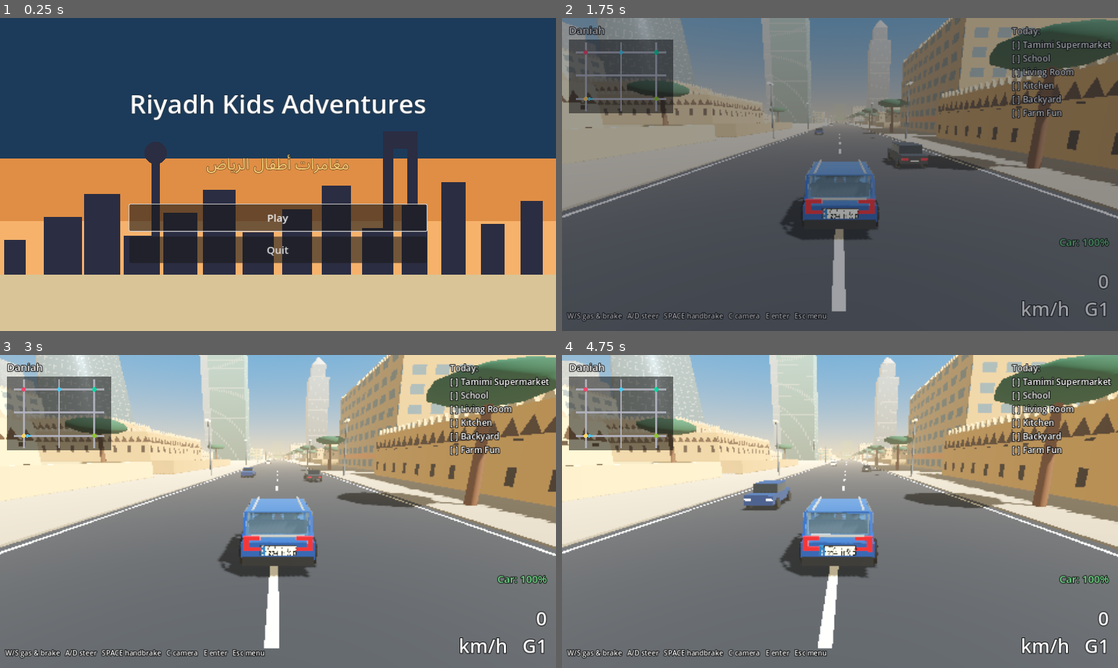
Above: before the commit, frames 1-4 (two rows, left to right).
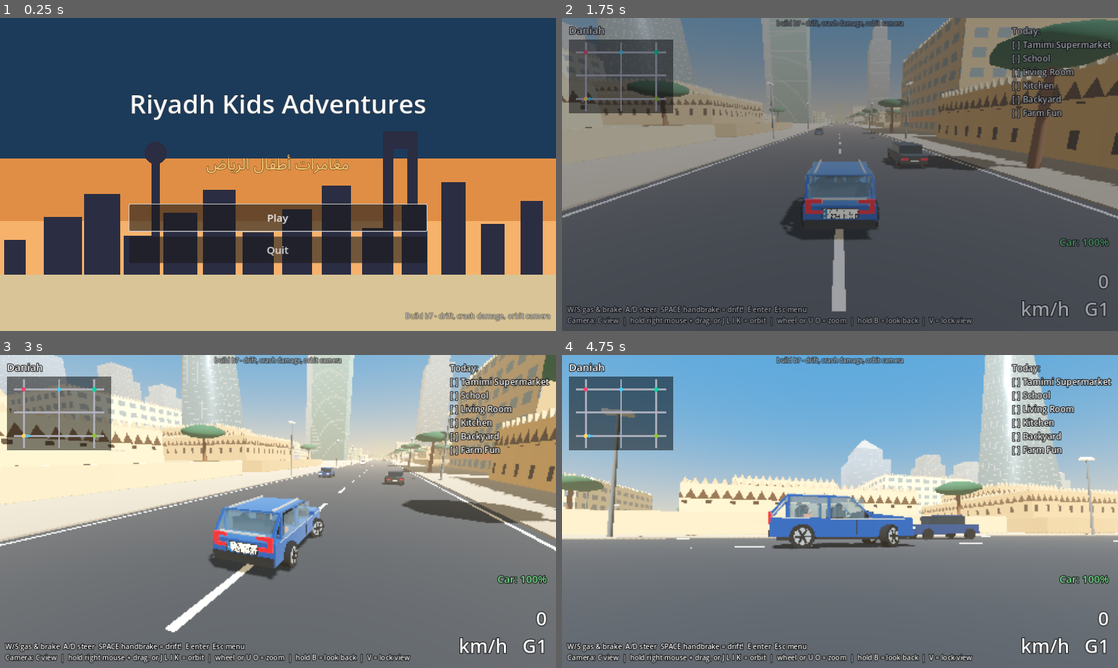
Above: after the commit, the same moments.

Repository: ffawazz/RiyadhCityGame
Game: Godot game, scene res://scenes/main_menu.tscn
The game is run twice, just before and just after one commit, with the same random seed, the same clock (stepped at 60 frames per second) and the same inputs.
Inputs (mouse positions are in pixels of both pictures, inside the frame that each line leads up to):
- Up to frame 1 (0.25 s): no input
- Up to frame 2 (1.75 s): click "Play" at 0.5 s; tap Enter (ui_accept) at 1.25, 1.52 s; move the mouse to (962, 158) at 1.27 s; hold D (steer_right) from 1.28 s (still down); tap C (camera) at 1.35 s; click (962, 158) at 1.42 s; tap V at 1.55 s
- Up to frame 3 (3 s): release D (steer_right) at 2 s; drag from (166, 527) to (250, 574) at 2.02 s; move the mouse to (333, 442) at 2.77 s; hold D (steer_right) from 2.78 s (still down); hold J from 2.78 s (still down); click (333, 442) at 2.92 s
- Up to frame 4 (4.75 s): tap L at 3.05 s; release D (steer_right) at 3.5 s; release J at 3.5 s; drag from (812, 574) to (673, 464) at 3.52 s; move the mouse to (1006, 558) at 4.27 s; hold A (steer_left) from 4.28 s (still down); hold I from 4.28 s (still down); click (1006, 558) at 4.42 s; tap Enter (ui_accept) at 4.52 s; tap K at 4.55 s

The runs differ from the first frame. In frame 1, 0.4% of the frame differs, in the area x 72-99%, y 94-97%; in frame 2, 2.0%; in frame 3, 36%; in frame 4, 60%, in the area x 0-100%, y 0-99%.

Commit message:
Drift scoring, easier slides, orbit camera, build stamp
Co-Authored-By: Claude Sonnet 5.5 <noreply@anthropic.com>
Claude-Session: https://claude.ai/code/session_015CA9bVV8h4BEc2nmJDz4jZ

Diff:
--- a/scripts/autoload/game_state.gd
+++ b/scripts/autoload/game_state.gd
@@ -3,6 +3,9 @@
 ## Scenes read from here; they never talk to each other directly.
 
 signal character_changed(id: String)
+
+## Shown in the main menu and the driving HUD so you can tell which version you are running.
+const BUILD_ID := "b7 - drift, crash damage, orbit camera"
 
 const SAVE_PATH := "user://riyadh_kids_save.cfg"
 
@@ -127,6 +130,7 @@
 var character_id: String = "daniah"
 var animal_id: String = "duck"
 var completed: Dictionary = {}       # minigame_id -> best stars (0-3)
+var drift_total: int = 0            # drift points banked this session
 var car_damage: float = 0.0          # 0 = perfect, 100 = wrecked
 var car_hits: Array = []             # recent crashes, replayed to rebuild the dents
 var custom_music: Dictionary = {}    # character id -> path of the song file the player chose
--- a/scripts/driving/car.gd
+++ b/scripts/driving/car.gd
@@ -46,6 +46,9 @@
 var _parts: Dictionary = {}
 
 signal crashed(strength: float)
+signal drift_banked(points: int)
+var drift_time: float = 0.0
+var drift_points: float = 0.0
 const GRAVITY := 12.0
 
 ## Saudi number plate (letters HXD). The Arabic row uses the Saudi plate letter
@@ -155,6 +158,10 @@
 	# rear tyre grip: handbrake locks the wheels, full throttle at low speed breaks the tail loose
 	var rear_grip := GRIP_REAR * (HANDBRAKE_GRIP if hand else 1.0)
 	rear_grip *= 1.0 - 0.3 * throttle * clampf(1.0 - speed_abs / 30.0, 0.0, 1.0)
+	if brake > 0.3 and u > 12.0 and absf(steer) > 0.25:
+		rear_grip *= 1.0 - 0.5 * brake                 # brake-slide: lift + brake into a corner
+	if throttle > 0.6 and absf(steer) > 0.55 and u > 8.0 and u < 38.0:
+		rear_grip *= 0.85                               # flat out with the wheel hard over: power slide
 	var top_speed := MAX_SPEED * perf
 	var heading_change := 0.0
 	var steps := 3
@@ -210,6 +217,7 @@
 	if absf(forward_speed) < 0.08 and throttle == 0.0:
 		forward_speed = 0.0
 	_tyre_effects(delta, hand)
+	_track_drift(delta)
 	_update_engine(forward_speed)
 	_update_visuals(delta, throttle, brake)
 
@@ -248,6 +256,20 @@
 		damage.take_hit(local_n, worst)
 		yaw_rate += clampf(local_n.x * worst * -0.05, -1.2, 1.2)     # the car gets knocked round
 		crashed.emit(worst)
+
+
+## Drift score: slide sideways at speed for a while and you bank points.
+func _track_drift(delta: float) -> void:
+	var drifting := sliding and velocity.length() > 8.0 and not airborne and absf(lateral_speed) > 2.0
+	if drifting:
+		drift_time += delta
+		drift_points += absf(lateral_speed) * velocity.length() * 0.3 * delta * (1.0 + drift_time * 0.6)
+	elif drift_time > 0.0:
+		if drift_time > 0.8 and drift_points > 20.0:
+			Game.drift_total += int(drift_points)
+			drift_banked.emit(int(drift_points))
+		drift_time = 0.0
+		drift_points = 0.0
 
 
 func _tyre_effects(delta: float, hand: bool) -> void:
--- a/scripts/driving/chase_camera.gd
+++ b/scripts/driving/chase_camera.gd
@@ -1,14 +1,22 @@
 class_name ChaseCamera
 extends Camera3D
-## Driver-style chase camera: trails the car and lags behind in corners so you
-## see the car's flank during slides. C cycles Chase / Far / Hood views.
+## Driver-style chase camera with free orbit. It trails the car, lags in corners and swings
+## out with slides. C cycles Chase / Far / Hood views. You can also move it around the car:
+##   hold RIGHT MOUSE and drag, or J / L (left / right) and I / K (up / down), or the right stick
+##   mouse wheel or U / O zoom in / out,  hold B to look behind,  V locks the view where it is.
+## Without input it eases back behind the car after two seconds (unless locked).
 
 enum Mode { CHASE, FAR, HOOD }
 
 var target: Car
 var mode: int = Mode.CHASE
+var orbit_yaw: float = 0.0
+var orbit_pitch: float = 0.0
+var orbit_zoom: float = 1.0
+var locked: bool = false          # V: keep the orbit view instead of drifting back
 var _yaw: float = 0.0
 var _shake: float = 0.0
+var _idle: float = 99.0
 
 
 func _ready() -> void:
@@ -27,15 +35,84 @@
 func cycle_mode() -> void:
 	mode = (mode + 1) % 3
 	target.set_cabin_visible(mode != Mode.HOOD)
+	reset_orbit()
+
+
+func reset_orbit() -> void:
+	orbit_yaw = 0.0
+	orbit_pitch = 0.0
+	orbit_zoom = 1.0
+	locked = false
+	_idle = 99.0
 
 
 func add_shake(amount: float) -> void:
 	_shake = clampf(maxf(_shake, amount), 0.0, 1.0)
 
 
+func _unhandled_input(event: InputEvent) -> void:
+	var motion := event as InputEventMouseMotion
+	if motion != null and Input.is_mouse_button_pressed(MOUSE_BUTTON_RIGHT):
+		orbit_yaw -= motion.relative.x * 0.006
+		orbit_pitch = clampf(orbit_pitch + motion.relative.y * 0.006, -0.7, 1.1)
+		_idle = 0.0
+	var click := event as InputEventMouseButton
+	if click != null and click.pressed:
+		if click.button_index == MOUSE_BUTTON_WHEEL_UP:
+			orbit_zoom = clampf(orbit_zoom * 0.9, 0.45, 2.6)
+			_idle = 0.0
+		elif click.button_index == MOUSE_BUTTON_WHEEL_DOWN:
+			orbit_zoom = clampf(orbit_zoom * 1.1, 0.45, 2.6)
+			_idle = 0.0
+	var key := event as InputEventKey
+	if key != null and key.pressed and not key.echo and key.physical_keycode == KEY_V:
+		locked = not locked
+
+
 func _process(delta: float) -> void:
-	if target != null:
-		_place(delta)
+	if target == null:
+		return
+	_read_keys(delta)
+	_place(delta)
+
+
+func _read_keys(delta: float) -> void:
+	var turn := 0.0
+	var tilt := 0.0
+	var zoom := 0.0
+	if Input.is_physical_key_pressed(KEY_J):
+		turn += 1.0
+	if Input.is_physical_key_pressed(KEY_L):
+		turn -= 1.0
+	if Input.is_physical_key_pressed(KEY_I):
+		tilt -= 1.0
+	if Input.is_physical_key_pressed(KEY_K):
+		tilt += 1.0
+	if Input.is_physical_key_pressed(KEY_U):
+		zoom -= 1.0
+	if Input.is_physical_key_pressed(KEY_O):
+		zoom += 1.0
+	var rx := Input.get_joy_axis(0, JOY_AXIS_RIGHT_X)
+	var ry := Input.get_joy_axis(0, JOY_AXIS_RIGHT_Y)
+	if absf(rx) > 0.25:
+		turn -= rx
+	if absf(ry) > 0.25:
+		tilt += ry
+	if turn != 0.0 or tilt != 0.0 or zoom != 0.0:
+		orbit_yaw += turn * 2.0 * delta
+		orbit_pitch = clampf(orbit_pitch + tilt * 1.4 * delta, -0.7, 1.1)
+		orbit_zoom = clampf(orbit_zoom * (1.0 + zoom * 1.2 * delta), 0.45, 2.6)
+		_idle = 0.0
+	var behind := Input.is_physical_key_pressed(KEY_B)
+	if behind:
+		orbit_yaw = lerp_angle(orbit_yaw, PI, 1.0 - exp(-10.0 * delta))
+		_idle = 0.0
+	_idle += delta
+	if not locked and not behind and _idle > 2.0:     # ease back behind the car
+		var k := 1.0 - exp(-2.5 * delta)
+		orbit_yaw = lerp_angle(orbit_yaw, 0.0, k)
+		orbit_pitch = lerpf(orbit_pitch, 0.0, k)
+		orbit_zoom = lerpf(orbit_zoom, 1.0, k)
 
 
 func _place(delta: float) -> void:
@@ -46,14 +123,17 @@
 	_shake = maxf(0.0, _shake - delta * 2.0)
 	if mode == Mode.HOOD:
 		_yaw = target.rotation.y
-		var b := Basis(Vector3.UP, _yaw)
-		global_transform = Transform3D(b, car_pos + b * Vector3(0, 1.6, 0.1) + shake_offset)
+		var look := Basis(Vector3.UP, _yaw + clampf(orbit_yaw, -2.0, 2.0)) * Basis(Vector3.RIGHT, -clampf(orbit_pitch, -0.5, 0.5))
+		global_transform = Transform3D(look, car_pos + Basis(Vector3.UP, _yaw) * Vector3(0, 1.6, 0.1) + shake_offset)
 		return
 	# the camera lags in turns and swings out with the slide, so you see the tail come round
 	var look_yaw := target.rotation.y - target.body_slip * 0.6
 	_yaw = lerp_angle(_yaw, look_yaw, 1.0 - exp(-3.0 * delta))
 	var behind := 8.5 if mode == Mode.CHASE else 16.0
 	var height := 3.2 if mode == Mode.CHASE else 7.5
-	var b2 := Basis(Vector3.UP, _yaw)
-	var pos := car_pos + b2 * Vector3(0, height, behind) + shake_offset
-	global_transform = Transform3D(b2, pos).looking_at(car_pos + Vector3.UP * 1.3, Vector3.UP)
+	var dist := sqrt(behind * behind + height * height) * orbit_zoom
+	var pitch := clampf(atan2(height, behind) + orbit_pitch, 0.05, 1.45)
+	var b := Basis(Vector3.UP, _yaw + orbit_yaw)
+	var pos := car_pos + b * Vector3(0, sin(pitch) * dist, cos(pitch) * dist) + shake_offset
+	pos.y = maxf(pos.y, 0.6)
+	global_transform = Transform3D(b, pos).looking_at(car_pos + Vector3.UP * 1.3, Vector3.UP)
--- a/scripts/driving/drive_scene.gd
+++ b/scripts/driving/drive_scene.gd
@@ -37,6 +37,8 @@
 var _prompt_label: Label
 var _speed_label: Label
 var _health_label: Label
+var _drift_label: Label
+var _build_label: Label
 var _toast_label: Label
 var _toast_t: float = 0.0
 
@@ -175,6 +177,11 @@
 				Router.enter_location(_active_zone.location_id)
 	else:
 		_prompt_label.text = ""
+	if car.drift_time > 0.35:
+		_drift_label.visible = true
+		_drift_label.text = "DRIFT!  %d" % int(car.drift_points)
+	else:
+		_drift_label.visible = false
 	var health := car.damage.health()
 	_health_label.text = "Car: %d%%" % int(health)
 	_health_label.add_theme_color_override("font_color", Color.html("80ed99") if health > 60.0 else (Color.html("ffd166") if health > 30.0 else Color.html("ff5d5d")))
@@ -446,6 +453,7 @@
 		if child is Traffic:
 			(child as Traffic).player = car
 	car.crashed.connect(_on_crash)
+	car.drift_banked.connect(func(points: int) -> void: _toast("Nice drift!  +%d   (total %d)" % [points, Game.drift_total]))
 	chase_cam = ChaseCamera.new()
 	chase_cam.target = car
 	add_child(chase_cam)
@@ -478,6 +486,18 @@
 	_health_label.position.y -= 150.0
 	_health_label.grow_horizontal = Control.GROW_DIRECTION_BEGIN
 
+	_drift_label = _hud_label(hud, 44)
+	_drift_label.add_theme_color_override("font_color", Color.html("ffd166"))
+	_drift_label.set_anchors_and_offsets_preset(Control.PRESET_CENTER_TOP, Control.PRESET_MODE_MINSIZE, 170)
+	_drift_label.grow_horizontal = Control.GROW_DIRECTION_BOTH
+	_drift_label.visible = false
+
+	_build_label = _hud_label(hud, 14)
+	_build_label.text = "build " + Game.BUILD_ID
+	_build_label.modulate = Color(1, 1, 1, 0.6)
+	_build_label.set_anchors_and_offsets_preset(Control.PRESET_CENTER_TOP, Control.PRESET_MODE_MINSIZE, 2)
+	_build_label.grow_horizontal = Control.GROW_DIRECTION_BOTH
+
 	_toast_label = _hud_label(hud, 34)
 	_toast_label.set_anchors_and_offsets_preset(Control.PRESET_CENTER_TOP, Control.PRESET_MODE_MINSIZE, 110)
 	_toast_label.grow_horizontal = Control.GROW_DIRECTION_BOTH
@@ -489,7 +509,7 @@
 	_prompt_label.grow_vertical = Control.GROW_DIRECTION_BEGIN
 
 	var help := _hud_label(hud, 16)
-	help.text = "W/S gas & brake   A/D steer   SPACE handbrake   C camera   E enter   Esc menu"
+	help.text = "W/S gas & brake  A/D steer  SPACE handbrake = drift!  E enter  Esc menu\nCamera: C view  |  hold right mouse + drag, or J L I K  = orbit  |  wheel or U O = zoom  |  hold B = look back  |  V = lock view"
 	help.set_anchors_and_offsets_preset(Control.PRESET_BOTTOM_LEFT, Control.PRESET_MODE_MINSIZE, 12)
 	help.grow_vertical = Control.GROW_DIRECTION_BEGIN
 
--- a/scripts/menus/main_menu.gd
+++ b/scripts/menus/main_menu.gd
@@ -16,6 +16,11 @@
 		col.add_child(UIKit.button("Continue", _on_continue))
 	col.add_child(UIKit.button("Quit", func() -> void: get_tree().quit()))
 	play.grab_focus()
+	var build := UIKit.label("Build %s" % Game.BUILD_ID, 16, Color(1, 1, 1, 0.7))
+	build.set_anchors_and_offsets_preset(Control.PRESET_BOTTOM_RIGHT, Control.PRESET_MODE_MINSIZE, 12)
+	build.grow_horizontal = Control.GROW_DIRECTION_BEGIN
+	build.grow_vertical = Control.GROW_DIRECTION_BEGIN
+	add_child(build)
 
 
 func _on_play() -> void:
--- a/tests/crash_shots.gd
+++ b/tests/crash_shots.gd
@@ -53,6 +53,15 @@
 		cam.global_position = car.global_position + car.global_transform.basis * views[name]
 		cam.look_at(car.global_position + Vector3(0, 1.0, 0))
 		await _shot(name)
+	# orbit views with the real chase camera
+	city.chase_cam.make_current()
+	city.chase_cam.locked = true
+	for v in [["07_orbit_side", PI * 0.5, 0.2, 1.0], ["08_orbit_front_high", PI * 0.85, 0.7, 1.4], ["09_orbit_back_close", 0.0, 0.1, 0.55]]:
+		city.chase_cam.orbit_yaw = v[1]
+		city.chase_cam.orbit_pitch = v[2]
+		city.chase_cam.orbit_zoom = v[3]
+		await _frames(20)
+		await _shot(v[0])
 	get_tree().quit()
 
 func _frames(n: int) -> void:
--- a/tests/handling_test.gd
+++ b/tests/handling_test.gd
@@ -67,6 +67,45 @@
 		printerr("FAIL: the car loses all its speed in a handbrake turn")
 		fails += 1
 
+	# 2c) brake-slide: lift, brake and turn into a corner (no handbrake) also kicks the tail out
+	car.rotation.y = 0.0
+	car.velocity = Vector3(0, 0, -28)
+	car.yaw_rate = 0.0
+	await _drive(15, {"accelerate": true})
+	var slip_b := 0.0
+	for i in 40:
+		Input.action_press("brake")
+		Input.action_press("steer_right")
+		await get_tree().physics_frame
+		slip_b = maxf(slip_b, absf(car.body_slip))
+	Input.action_release("brake")
+	Input.action_release("steer_right")
+	print("2c) brake + steer at 100 km/h: max body slip %.0f deg" % rad_to_deg(slip_b))
+	if rad_to_deg(slip_b) < 8.0:
+		printerr("FAIL: braking into a corner should break the tail loose")
+		fails += 1
+
+	# 2d) a long handbrake drift banks drift points
+	car.rotation.y = 0.0
+	car.velocity = Vector3(0, 0, -30)
+	car.yaw_rate = 0.0
+	Game.drift_total = 0
+	await _drive(10, {"accelerate": true})
+	var peak_points := 0.0
+	for i in 70:
+		Input.action_press("steer_left")
+		Input.action_press("handbrake")
+		Input.action_press("accelerate")
+		await get_tree().physics_frame
+		peak_points = maxf(peak_points, car.drift_points)
+	Input.action_release("handbrake")
+	Input.action_release("steer_left")
+	await _drive(60, {"accelerate": true})
+	print("2d) handbrake drift: %.0f points while sliding, banked total %d" % [peak_points, Game.drift_total])
+	if peak_points < 50.0:
+		printerr("FAIL: drifting did not score")
+		fails += 1
+
 	# 3) fast corner without handbrake must not spin the car
 	car.rotation.y = 0.0
 	car.velocity = Vector3(0, 0, -25)
--- a/tests/smoke_test.gd
+++ b/tests/smoke_test.gd
@@ -46,6 +46,7 @@
 	failures += await _traffic_and_bumps_test()
 	failures += await _farm_test()
 	failures += await _damage_persistence_test()
+	failures += await _camera_orbit_test()
 	print("FAILURES: ", failures)
 	get_tree().quit(failures)
 
@@ -207,3 +208,45 @@
 	city.queue_free()
 	await get_tree().process_frame
 	return fails
+
+
+## The camera can be moved around the car and eases back behind it.
+func _camera_orbit_test() -> int:
+	var fails := 0
+	Game.new_game()
+	Game.spawn_id = "home"
+	var city := (load("res://scenes/city.tscn") as PackedScene).instantiate()
+	add_child(city)
+	await get_tree().physics_frame
+	var cam: ChaseCamera = city.chase_cam
+	var car: Car = city.car
+	for i in 30:
+		await get_tree().process_frame
+	var right := car.global_transform.basis.x
+	var base := cam.global_position - car.global_position
+	cam.orbit_yaw = PI / 2.0
+	for i in 20:
+		await get_tree().process_frame
+	var moved := cam.global_position - car.global_position
+	if absf(moved.dot(right)) < 4.0:
+		printerr("FAIL: orbiting did not swing the camera to the side of the car (", moved, ")")
+		fails += 1
+	cam.orbit_zoom = 2.0
+	cam.orbit_pitch = 0.6
+	for i in 20:
+		await get_tree().process_frame
+	if (cam.global_position - car.global_position).length() < base.length() * 1.5:
+		printerr("FAIL: zoom out / look down did not move the camera away")
+		fails += 1
+	cam.locked = false
+	cam._idle = 99.0
+	for i in 400:
+		await get_tree().process_frame
+	if absf(cam.orbit_yaw) > 0.1 or absf(cam.orbit_zoom - 1.0) > 0.1:
+		printerr("FAIL: the camera did not ease back behind the car")
+		fails += 1
+	if fails == 0:
+		print("ok camera: orbits to the side, zooms, and eases back behind the car")
+	city.queue_free()
+	await get_tree().process_frame
+	return fails
